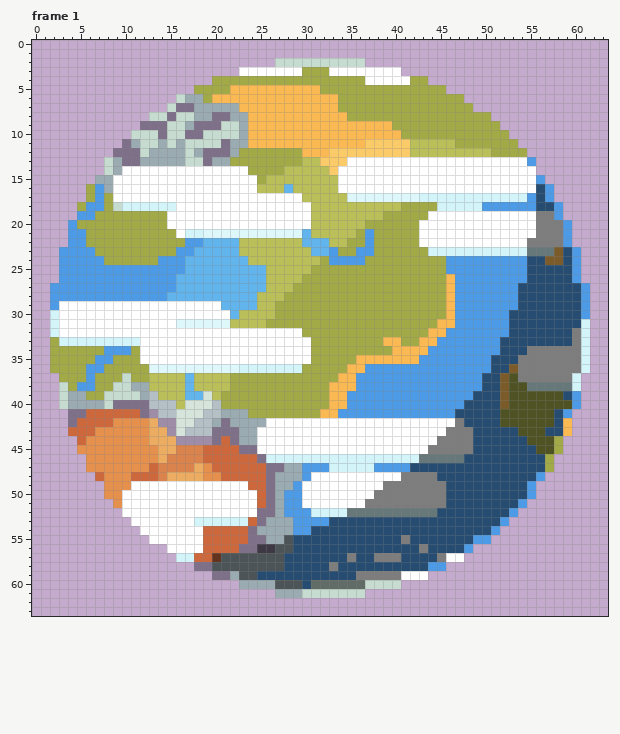
File history of a pixel-art file, aseprite/planets/habitable.aseprite. The picture above was drawn from the file before the commit.
64x64 pixels, 77 frames. Shown: frame 1. The commit also changed other frames, which this record leaves out.
The same view after the edit:
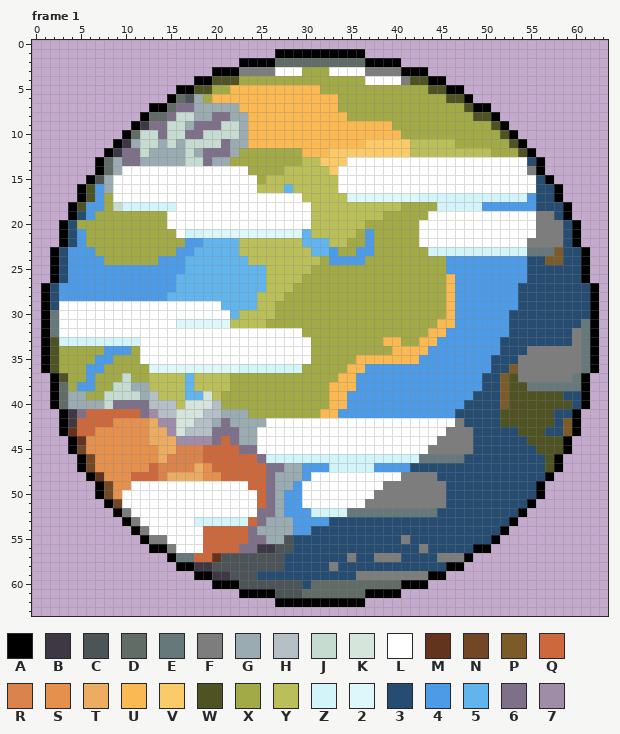
Palette (. is transparent): A #000000  B #3e3744  C #4c5457  D #626c66  E #67787a  F #7d7d7d  G #9babb2  H #b5c0c6  J #c7dcd0  K #d5e5dc  L #ffffff  M #64331e  N #714726  P #7b5b29  Q #cd683d  R #da834d  S #e6904e  T #ecac62  U #fbb954  V #fccb69  W #4f5323  X #a2a947  Y #babf59  Z #d3f4f8  2 #def7fa  3 #264c71  4 #4d9be6  5 #61b5ec  6 #7f708a  7 #9f8da8
The exact change:
layer "Outline" now shown
layer "Outline shadow" now shown
Changed rows in their new state; - is an unchanged pixel.
Frame 1, layers "Outline shadow", "Outline":
first column x 1:
 1 --------------------------AAAAAAAAAA--------------------------
 2 ----------------------AAAADDDDDDDDDDAAAA----------------------
 3 -------------------AAAFFFF----------FFFFAAA-------------------
 4 -----------------AAWWW------------------FWWAA-----------------
 5 ---------------AAWW------------------------WWAA---------------
 6 --------------ADC----------------------------WWA--------------
 7 ------------AAD--------------------------------WAA------------
 8 -----------ADD----------------------------------WWA-----------
 9 ----------AB--------------------------------------WA----------
10 ---------AD----------------------------------------WA---------
11 --------AB------------------------------------------WA--------
12 -------AB--------------------------------------------WA-------
13 ------AD----------------------------------------------3A------
14 ------AD----------------------------------------------FA------
15 -----AC------------------------------------------------3A-----
16 ----AW--------------------------------------------------3A----
17 ----AW--------------------------------------------------3A----
18 ---AW----------------------------------------------------3A---
19 ---A3----------------------------------------------------3A---
20 --A3------------------------------------------------------3A--
21 --A3------------------------------------------------------3A--
22 --A3------------------------------------------------------3A--
23 -A3--------------------------------------------------------3A-
24 -A3--------------------------------------------------------3A-
25 -A3--------------------------------------------------------3A-
26 -A3--------------------------------------------------------3A-
27 A3----------------------------------------------------------3A
28 A3----------------------------------------------------------3A
29 A3----------------------------------------------------------3A
30 AE----------------------------------------------------------3A
31 AE----------------------------------------------------------EA
32 AE----------------------------------------------------------EA
33 AW----------------------------------------------------------EA
34 AW----------------------------------------------------------EA
35 AW----------------------------------------------------------EA
36 AW----------------------------------------------------------EA
37 -AW--------------------------------------------------------EA-
38 -AD--------------------------------------------------------EA-
39 -AD--------------------------------------------------------3A-
40 -AD--------------------------------------------------------3A-
41 --AB------------------------------------------------------3A--
42 --AB------------------------------------------------------PA--
43 --AM------------------------------------------------------PA--
44 ---AM----------------------------------------------------WA---
45 ---AN----------------------------------------------------WA---
46 ----AN--------------------------------------------------WA----
47 ----AN--------------------------------------------------WA----
48 -----AM------------------------------------------------3A-----
49 ------AN----------------------------------------------3A------
50 ------AN----------------------------------------------3A------
51 -------AN--------------------------------------------3A-------
52 --------AF------------------------------------------3A--------
53 ---------AF----------------------------------------3A---------
54 ----------AF--------------------------------------3A----------
55 -----------AFF----------------------------------33A-----------
56 ------------AAF--------------------------------3AA------------
57 --------------AEE----------------------------FFA--------------
58 ---------------AABB------------------------33AA---------------
59 -----------------AABBC------------------FFFAA-----------------
60 -------------------AAACCCC----------DDDDAAA-------------------
61 ----------------------AAAACCCDDDDDDDAAAA----------------------
62 --------------------------AAAAAAAAAA--------------------------
Changed places in both pictures, as pixel boxes (x1, y1, x2, y2):
changed: (41, 49, 599, 607)
